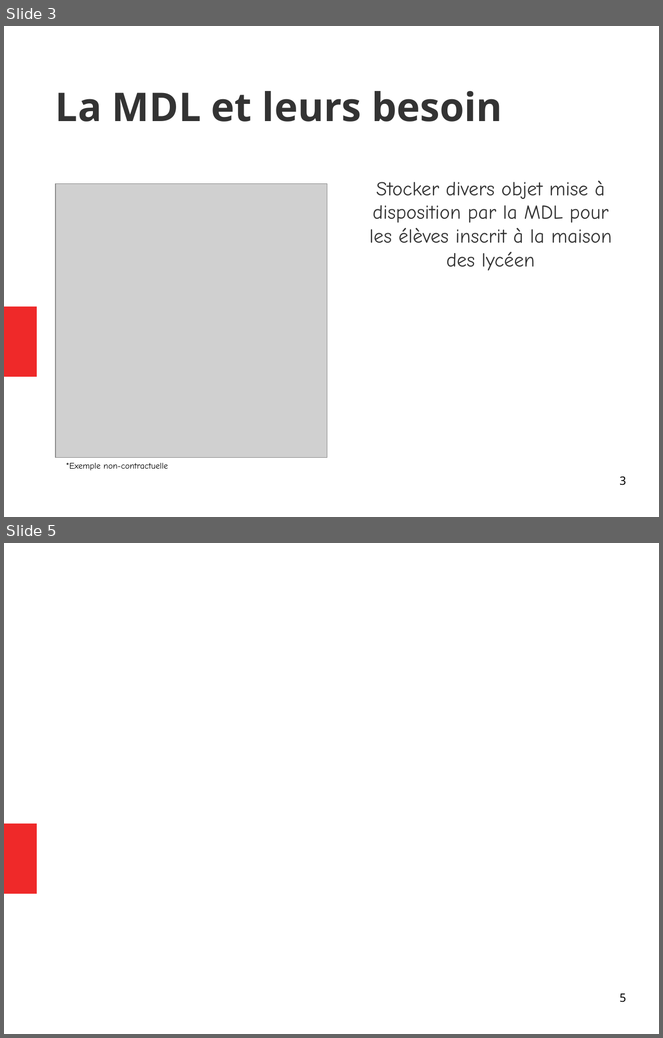
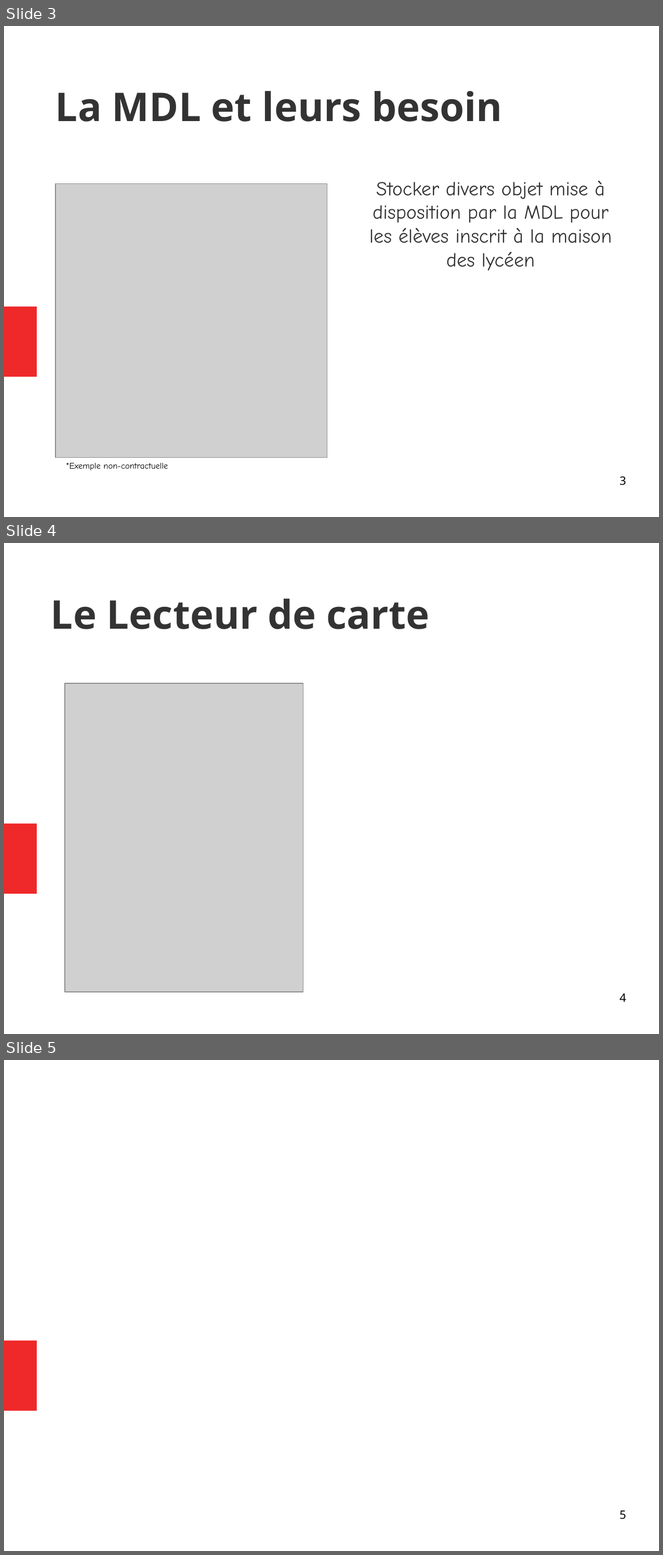
Before and after one commit to PinaudLucas/Projet, a slide deck: Lucas/Revue_1.odp. Shown one above the other, each under a label of ours: slides 3 and 5 before the commit, slides 3, 4 and 5 after it; the slides between them are not shown. The pictures are 663x1038 and 663x1555 pixels, drawn with LibreOffice and Linux fonts; fonts in the diff are those of the drawing; grey boxes stand for pictures. Boxes give left, top, right and bottom in pixels: in the first picture for what was removed or moved away, otherwise in the second. Text is boxed around its words. In the diff, an @@ line names an element or a change of style, - is before the commit and + after.

```diff
--- a/Lucas/Revue_1.odp
+++ b/Lucas/Revue_1.odp
@@ slide 4 added at (x1=4, y1=543, x2=659, y2=1034), background #FFFFFF; not listed: 1 template element that a slide beside it also shows @@
@@ title added at (x1=51, y1=599, x2=430, y2=629), 48 pt, text #333333, bold @@
+Le Lecteur de carte
@@ picture added at (x1=65, y1=683, x2=304, y2=992) @@
@@ page number added at (x1=620, y1=994, x2=626, y2=1002), 14 pt, text #000000 @@
+4
```
Also in this commit, not shown: 1 slide removed, 3 other files.
